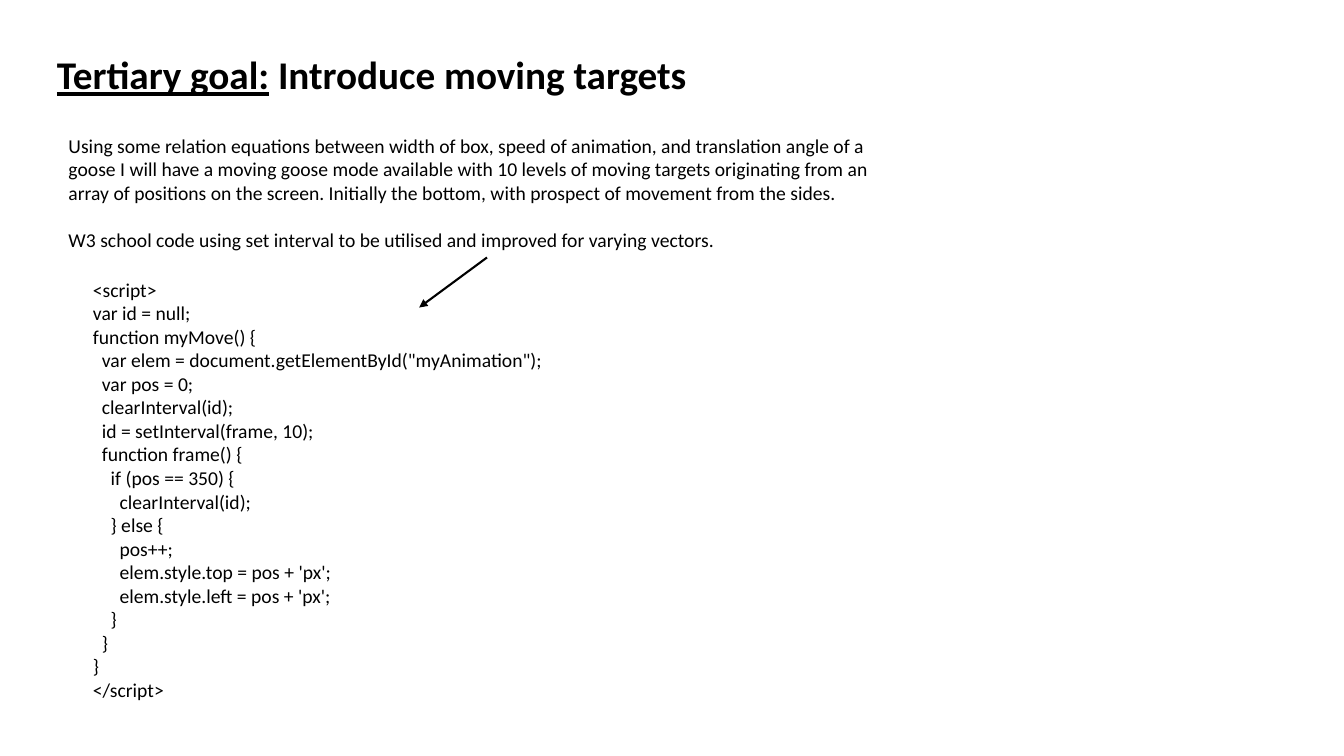
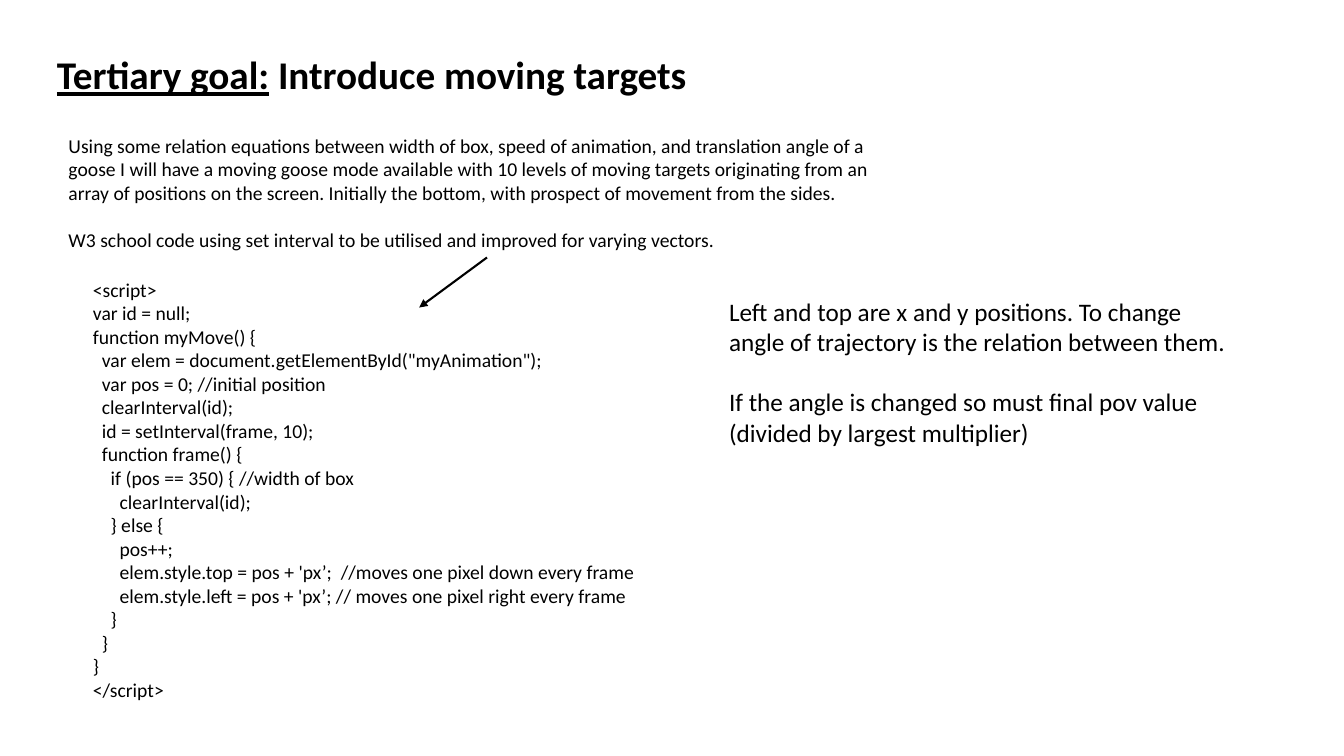
Before and after one commit to TristanPere/Goose-Feed-Game, a slide deck: slide 10 of Goose-Feed-Game.pptx. Drawn at 1344x756 pixels with LibreOffice and Linux fonts; fonts in the diff are those of the drawing. Boxes give left, top, right and bottom in pixels: in the first picture for what was removed or moved away, otherwise in the second. Text is boxed around its words. In the diff, an @@ line names an element or a change of style, - is before the commit and + after.

```diff
--- a/Goose-Feed-Game.pptx
+++ b/Goose-Feed-Game.pptx
@@ text added at (729, 303, 1225, 447), 18 pt, text #000000 @@
+Left and top are x and y positions. To change angle of trajectory is the relation between them.
+If the angle is changed so must final pov value (divided by largest multiplier)
@@ text at (102, 377, 325, 394): text changed @@
-var pos = 0;
+var pos = 0; //initial position
@@ text at (111, 471, 354, 488): text changed @@
-if (pos == 350) {
+if (pos == 350) { //width of box
@@ text at (120, 565, 634, 607): text changed @@
-elem.style.top = pos + 'px';
-elem.style.left = pos + 'px';
+elem.style.top = pos + 'px’; //moves one pixel down every frame
+elem.style.left = pos + 'px’; // moves one pixel right every frame
```
Also in this commit, not shown: 2 slides added, 1 other file.
